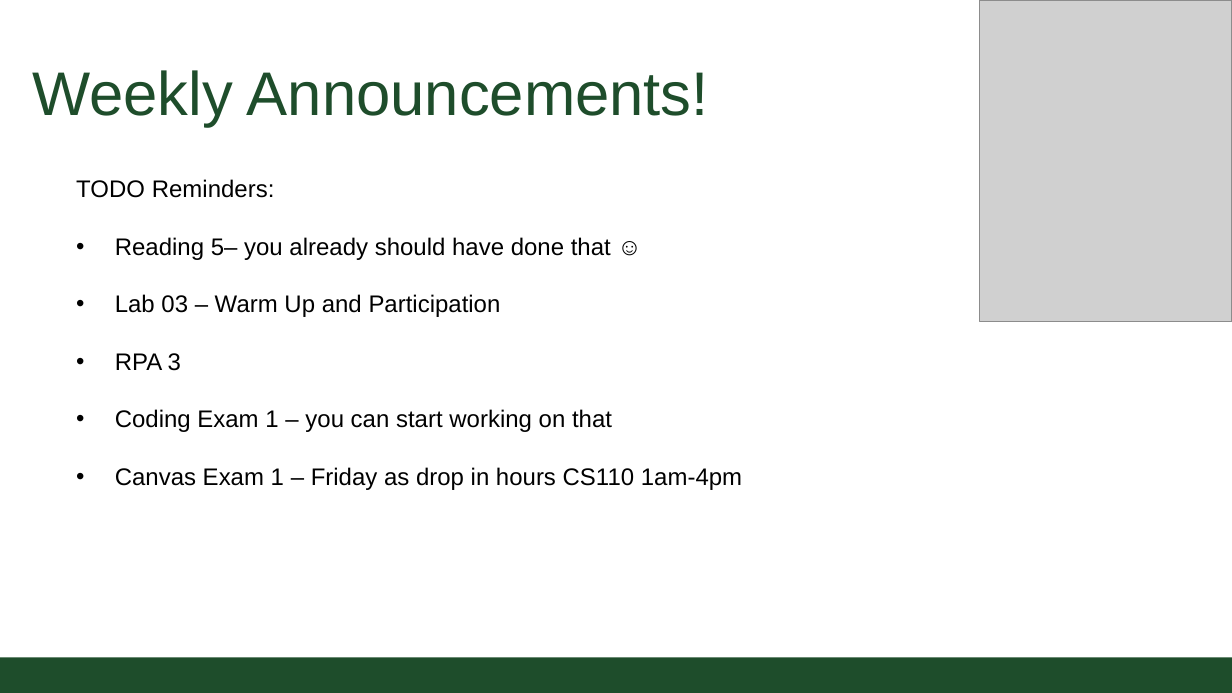
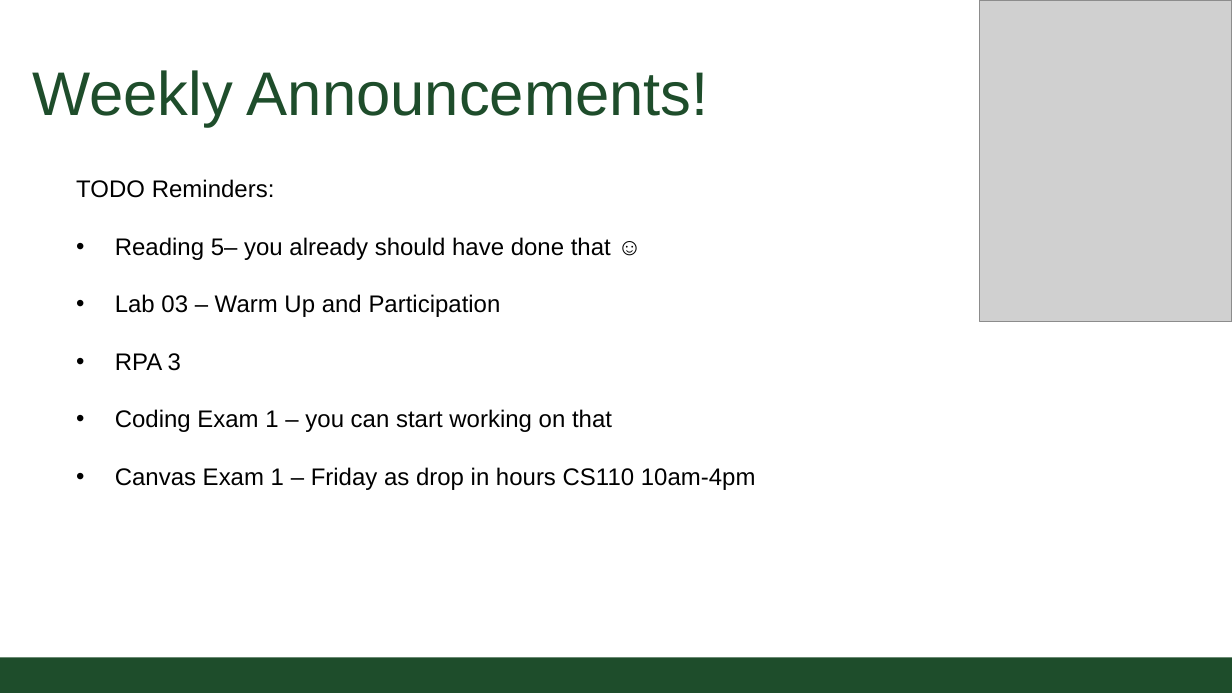
Before and after one commit to CSU-CS152/Handouts, a slide deck: slide 2 of 02_03WhileLoopsCS152_Spring.pptx. Drawn at 1232x693 pixels with LibreOffice and Linux fonts; fonts in the diff are those of the drawing; grey boxes stand for pictures; background and template pictures are left out. Boxes give left, top, right and bottom in pixels: in the first picture for what was removed or moved away, otherwise in the second. Text is boxed around its words. In the diff, an @@ line names an element or a change of style, - is before the commit and + after.

Commit message:
Updated lecture

```diff
--- a/02_03WhileLoopsCS152_Spring.pptx
+++ b/02_03WhileLoopsCS152_Spring.pptx
@@ text at [115,467,756,490]: text changed @@
-• Canvas Exam 1 – Friday as drop in hours CS110 1am-4pm
+• Canvas Exam 1 – Friday as drop in hours CS110 10am-4pm
```
